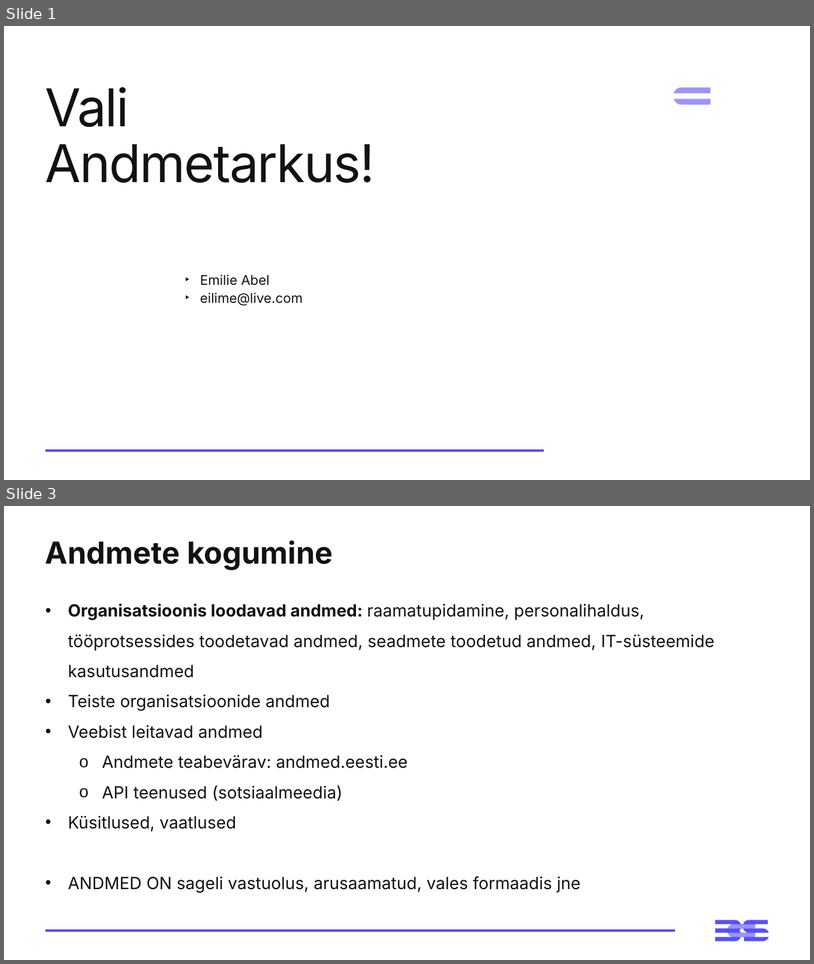
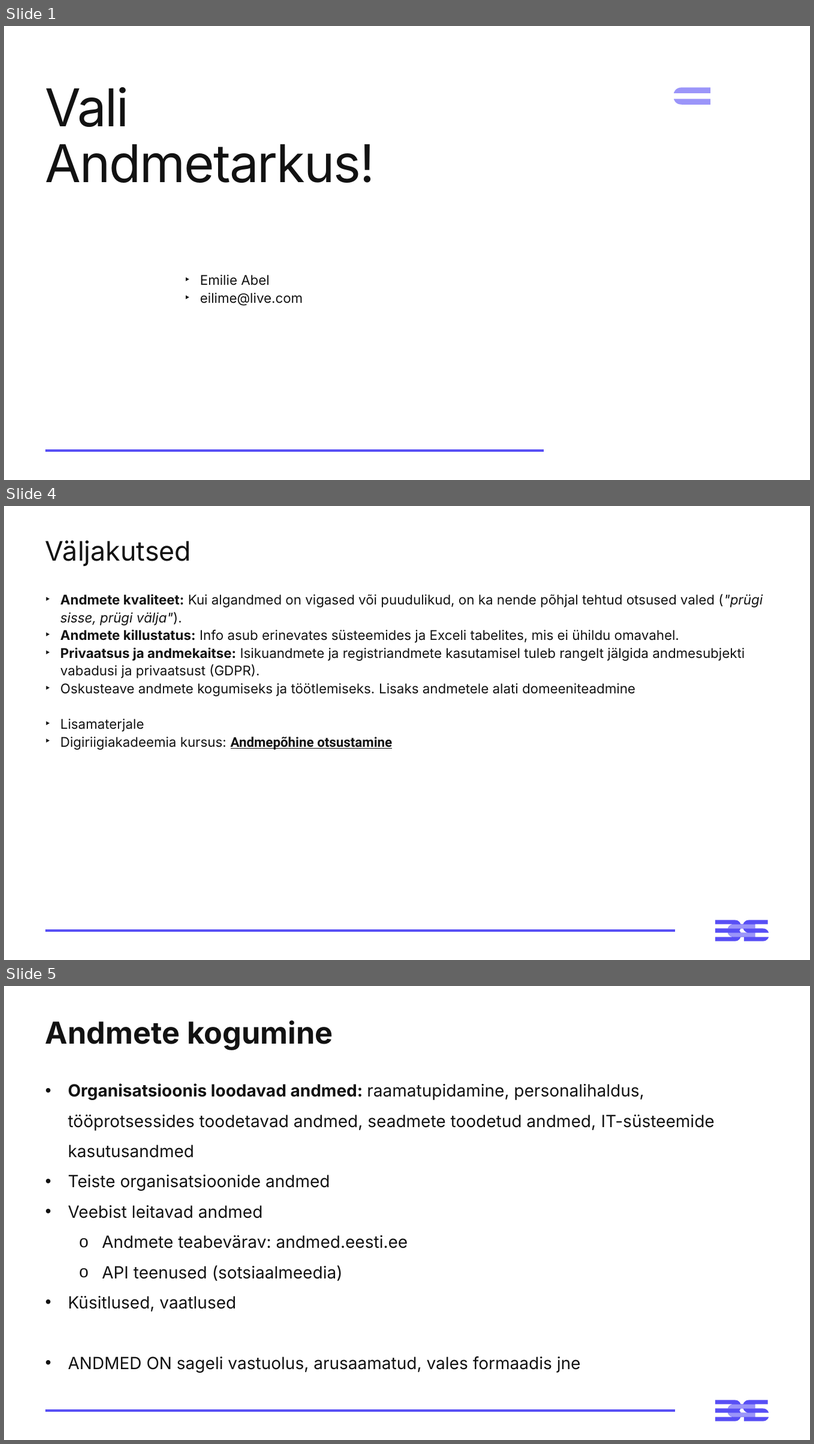
Before and after one commit to emilieabel/andmetarkus, a slide deck: Materjalid/Day2 Andmete elutsükkel Power BI/2-paev-andmetarkus-esitlus.pptx. Shown one above the other, each under a label of ours: slides 1 and 3 before the commit, slides 1, 4 and 5 after it; the slides between them are not shown. The pictures are 814x964 and 814x1444 pixels, drawn with LibreOffice and Linux fonts; fonts in the diff are those of the drawing; background and template pictures are left out. Boxes give left, top, right and bottom in pixels: in the first picture for what was removed or moved away, otherwise in the second. Text is boxed around its words. In the diff, an @@ line names an element or a change of style, - is before the commit and + after.

```diff
--- a/Materjalid/Day2 Andmete elutsükkel Power BI/2-paev-andmetarkus-esitlus.pptx
+++ b/Materjalid/Day2 Andmete elutsükkel Power BI/2-paev-andmetarkus-esitlus.pptx
@@ slide 4 added at [4, 506, 810, 960], background #FFFFFF; not listed: 3 template elements that a slide beside it also shows @@
@@ title added at [45, 540, 192, 566], 32 pt, text #121212 @@
+Väljakutsed
@@ text added at [60, 594, 763, 750], 16 pt, text #121212 @@
+‣ Andmete kvaliteet: Kui algandmed on vigased või puudulikud, on ka nende põhjal tehtud otsused valed ("prügi sisse, prügi välja").
+‣ Andmete killustatus: Info asub erinevates süsteemides ja Exceli tabelites, mis ei ühildu omavahel.
+‣ Privaatsus ja andmekaitse: Isikuandmete ja registriandmete kasutamisel tuleb rangelt jälgida andmesubjekti vabadusi ja privaatsust (GDPR).
+‣ Oskusteave andmete kogumiseks ja töötlemiseks. Lisaks andmetele alati domeeniteadmine
+‣ Lisamaterjale
+‣ Digiriigiakadeemia kursus: Andmepõhine otsustamine
@@ what was slide 3 is now slide 5 @@
```
Also in this commit, not shown: 6 slides changed, 4 other slides added, 2 slides removed, 2 other files.
